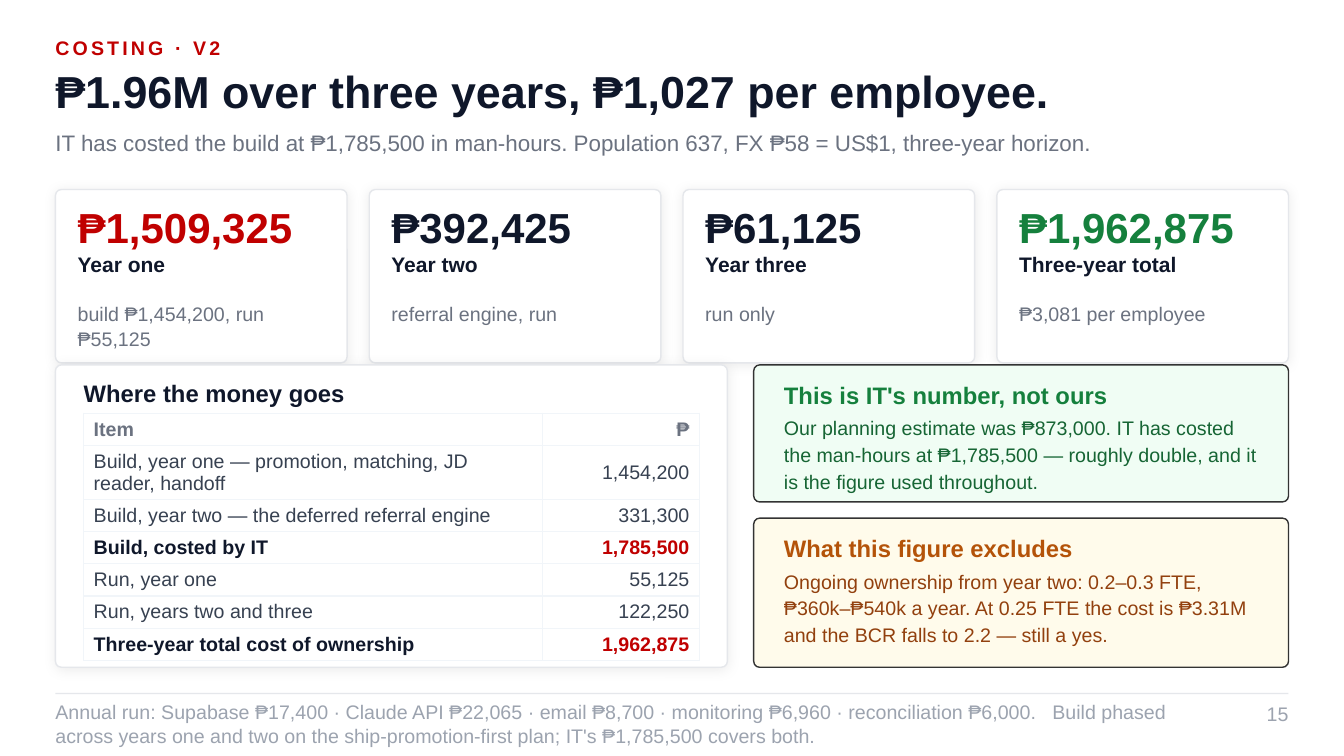
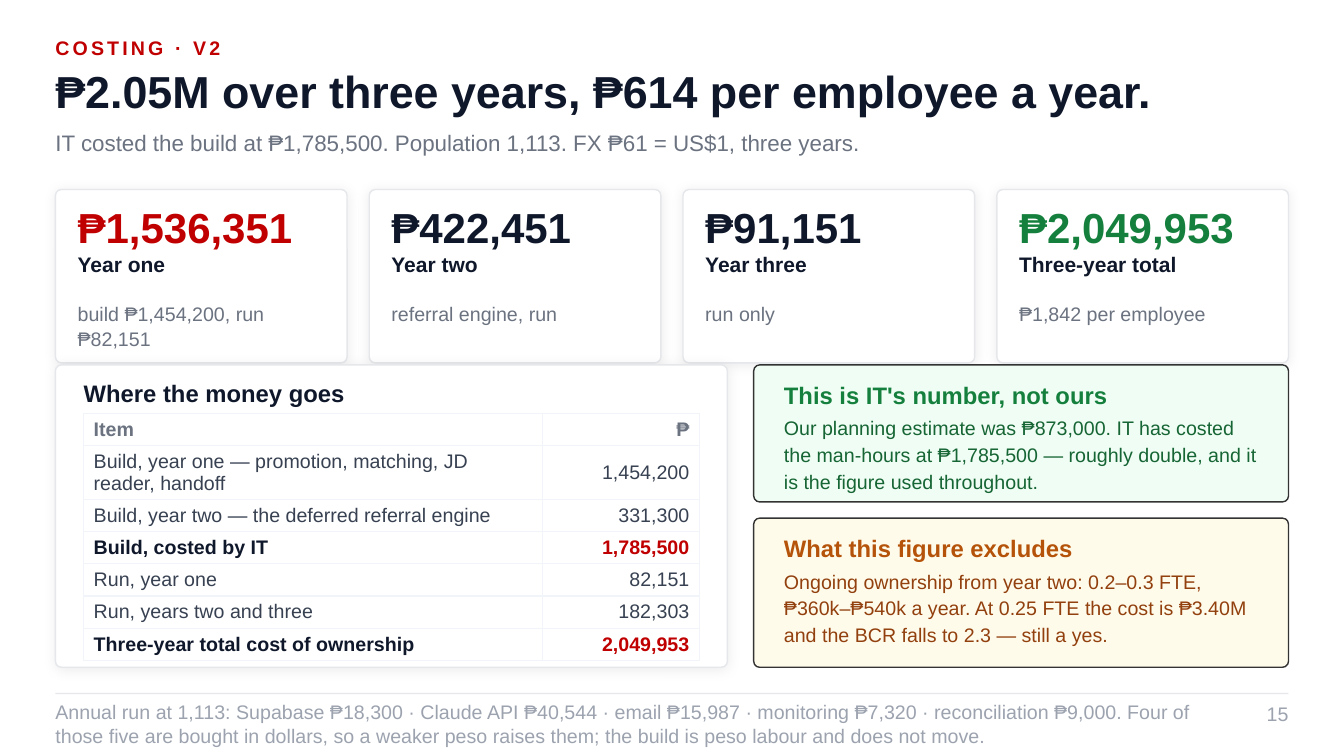
Before and after one commit to Ruffa06/Talent-Marketplace, a slide deck: slide 15 of docs/Growth_Talent_Marketplace_ALP.pptx. Drawn at 1344x756 pixels with LibreOffice and Linux fonts; fonts in the diff are those of the drawing. Boxes give left, top, right and bottom in pixels: in the first picture for what was removed or moved away, otherwise in the second. Text is boxed around its words. In the diff, an @@ line names an element or a change of style, - is before the commit and + after.

```diff
--- a/docs/Growth_Talent_Marketplace_ALP.pptx
+++ b/docs/Growth_Talent_Marketplace_ALP.pptx
@@ text at box(55, 75, 1150, 117): text changed @@
-₱1.96M over three years, ₱1,027 per employee.
+₱2.05M over three years, ₱614 per employee a year.
@@ text at box(55, 134, 859, 156): text changed @@
-IT has costed the build at ₱1,785,500 in man-hours. Population 637, FX ₱58 = US$1, three-year horizon.
+IT costed the build at ₱1,785,500. Population 1,113. FX ₱61 = US$1, three years.
@@ text at box(78, 213, 293, 250): text changed @@
-₱1,509,325
+₱1,536,351
@@ text at box(391, 213, 571, 250): text changed @@
-₱392,425
+₱422,451
@@ text at box(705, 213, 861, 250): text changed @@
-₱61,125
+₱91,151
@@ text at box(1019, 213, 1234, 250): text changed @@
-₱1,962,875
+₱2,049,953
@@ text at box(78, 307, 264, 349): text changed @@
-build ₱1,454,200, run ₱55,125
+build ₱1,454,200, run ₱82,151
@@ text at box(1019, 307, 1205, 325): text changed @@
-₱3,081 per employee
+₱1,842 per employee
@@ table at box(84, 413, 700, 659) @@
-row 5, column 2: 55,125
+row 5, column 2: 82,151
-row 6, column 2: 122,250
+row 6, column 2: 182,303
-row 7, column 2: 1,962,875
+row 7, column 2: 2,049,953
@@ text at box(784, 574, 1247, 646): text changed @@
-Ongoing ownership from year two: 0.2–0.3 FTE, ₱360k–₱540k a year. At 0.25 FTE the cost is ₱3.31M and the BCR falls to 2.2 — still a yes.
+Ongoing ownership from year two: 0.2–0.3 FTE, ₱360k–₱540k a year. At 0.25 FTE the cost is ₱3.40M and the BCR falls to 2.3 — still a yes.
@@ text at box(55, 705, 1189, 747): text changed @@
-Annual run: Supabase ₱17,400 · Claude API ₱22,065 · email ₱8,700 · monitoring ₱6,960 · reconciliation ₱6,000. Build phased across years one and two on the ship-promotion-first plan; IT's ₱1,785,500 covers both.
+Annual run at 1,113: Supabase ₱18,300 · Claude API ₱40,544 · email ₱15,987 · monitoring ₱7,320 · reconciliation ₱9,000. Four of those five are bought in dollars, so a weaker peso raises them; the build is peso labour and does not move.
```
Also in this commit, not shown: 12 other slides changed, 1 slide added, 5 other files.
